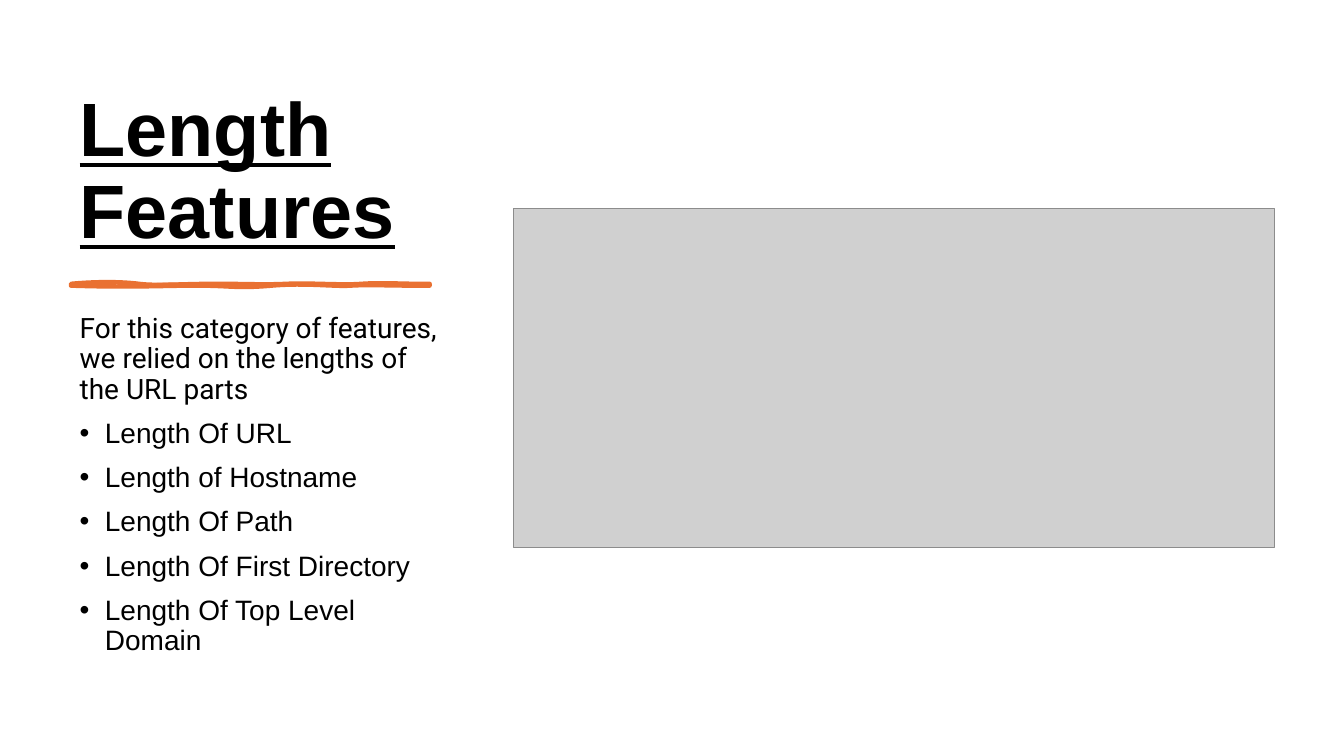
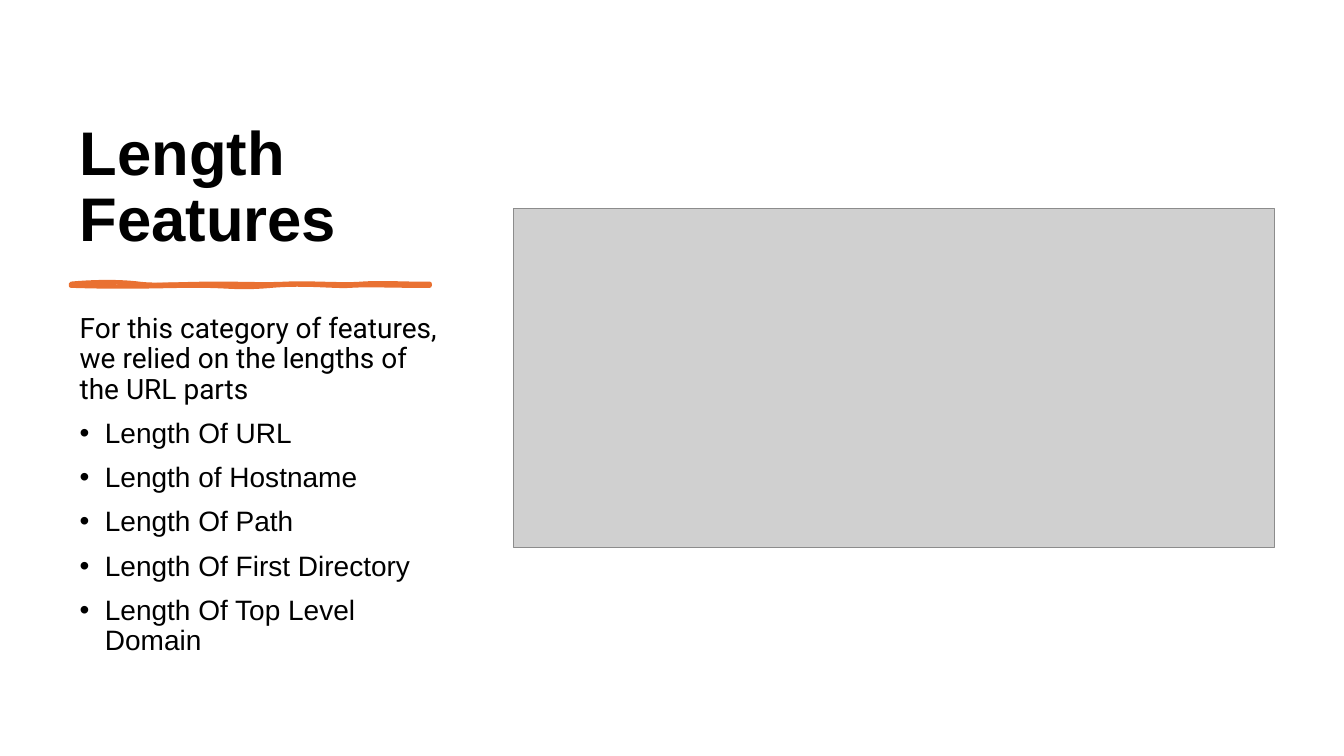
Before and after one commit to AdnanAzem/Malicious-URL-Detection, a slide deck: slide 7 of Malicious-URL-Detection.pptx. Drawn at 1344x756 pixels with LibreOffice and Linux fonts; fonts in the diff are those of the drawing; grey boxes stand for pictures. Boxes give left, top, right and bottom in pixels: in the first picture for what was removed or moved away, otherwise in the second. Text is boxed around its words. In the diff, an @@ line names an element or a change of style, - is before the commit and + after.

```diff
--- a/Malicious-URL-Detection.pptx
+++ b/Malicious-URL-Detection.pptx
@@ title "Length Features": place and size @@
-title "Length Features" at box(80, 101, 395, 249)
+title "Length Features" at box(80, 130, 337, 242)
@@ title "Length Features" at box(80, 130, 337, 242): size 54 to 44 pt, underline off @@
```
Also in this commit, not shown: 19 other slides changed, 10 slides added, 21 other files.
